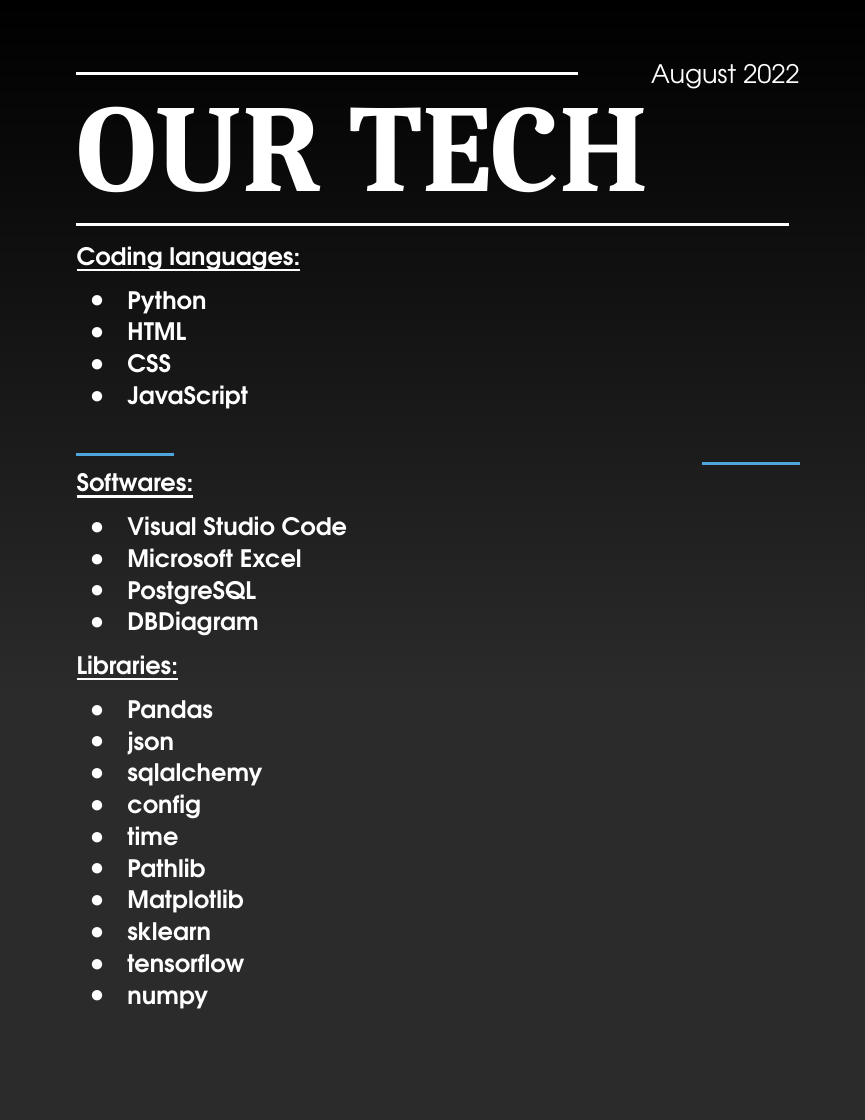
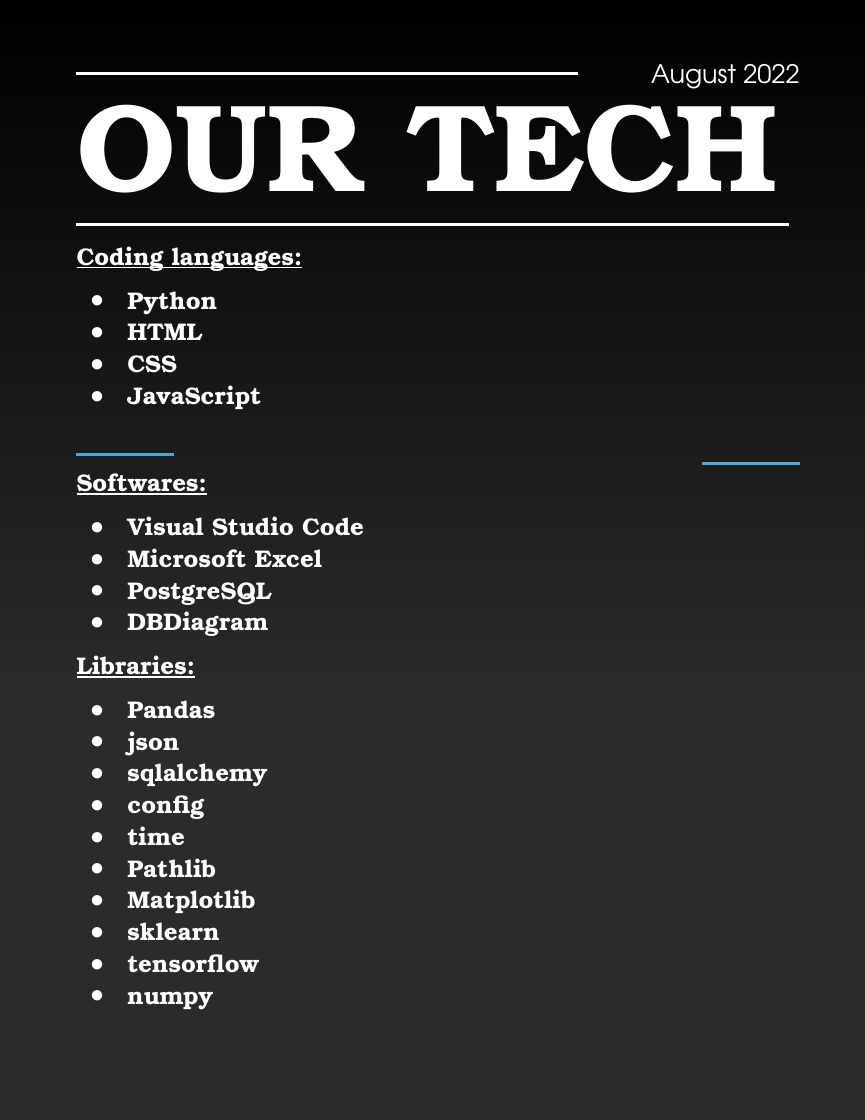
Before and after one commit to jgcarter421/Netflix, a slide deck: slide 6 of final_presentation.pptx. Drawn at 865x1120 pixels with LibreOffice and Linux fonts; fonts in the diff are those of the drawing; background and template pictures are left out; a plain dark background stands for a picture behind light text. Boxes give left, top, right and bottom in pixels: in the first picture for what was removed or moved away, otherwise in the second. Text is boxed around its words. In the diff, an @@ line names an element or a change of style, - is before the commit and + after.

```diff
--- a/final_presentation.pptx
+++ b/final_presentation.pptx
@@ title "OUR TECH" at box(77, 66, 778, 224): font Cambria to TeX Gyre Bonum @@
@@ text "Coding languages:" at box(77, 246, 364, 1010): font TeX Gyre Adventor to TeX Gyre Bonum @@
```
Also in this commit, not shown: 5 other slides changed, 1 other file.
